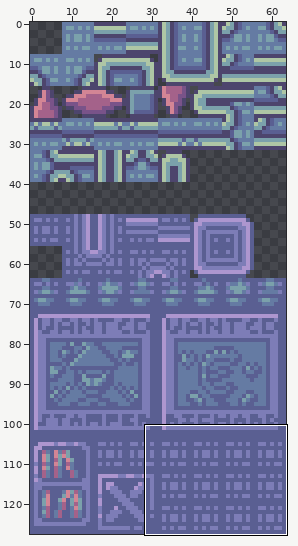
Sprite sheet, stored at TowerOfDreams/sprites/sFloor1/3339d908-18cb-4647-a599-30366de56362.png. Above: a wide view before the commit, with the close-up outlined.
Close-up. Before:
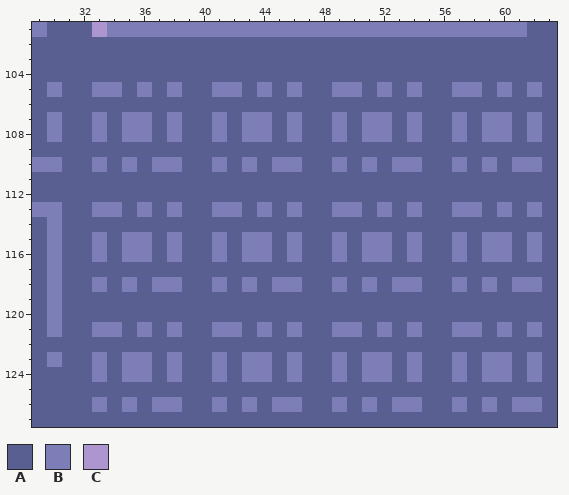
The file is 64x128 pixels. Shown: x 29..63, y 101..127.
Palette (. is transparent): A #5a5f92  B #7d7db7  C #ad96cf
Pixels before, first column x 29:
101 BAAACBBBBBBBBBBBBBBBBBBBBBBBBBBBBAA
102 AAAAAAAAAAAAAAAAAAAAAAAAAAAAAAAAAAA
103 AAAAAAAAAAAAAAAAAAAAAAAAAAAAAAAAAAA
104 AAAAAAAAAAAAAAAAAAAAAAAAAAAAAAAAAAA
105 ABAABBABABAABBABABAABBABABAABBABABA
106 AAAAAAAAAAAAAAAAAAAAAAAAAAAAAAAAAAA
107 ABAABABBABAABABBABAABABBABAABABBABA
108 ABAABABBABAABABBABAABABBABAABABBABA
109 AAAAAAAAAAAAAAAAAAAAAAAAAAAAAAAAAAA
110 BBAABABABBAABABABBAABABABBAABABABBA
111 AAAAAAAAAAAAAAAAAAAAAAAAAAAAAAAAAAA
112 AAAAAAAAAAAAAAAAAAAAAAAAAAAAAAAAAAA
113 BBAABBABABAABBABABAABBABABAABBABABA
114 ABAAAAAAAAAAAAAAAAAAAAAAAAAAAAAAAAA
115 ABAABABBABAABABBABAABABBABAABABBABA
116 ABAABABBABAABABBABAABABBABAABABBABA
117 ABAAAAAAAAAAAAAAAAAAAAAAAAAAAAAAAAA
118 ABAABABABBAABABABBAABABABBAABABABBA
119 ABAAAAAAAAAAAAAAAAAAAAAAAAAAAAAAAAA
120 ABAAAAAAAAAAAAAAAAAAAAAAAAAAAAAAAAA
121 ABAABBABABAABBABABAABBABABAABBABABA
122 AAAAAAAAAAAAAAAAAAAAAAAAAAAAAAAAAAA
123 ABAABABBABAABABBABAABABBABAABABBABA
124 AAAABABBABAABABBABAABABBABAABABBABA
125 AAAAAAAAAAAAAAAAAAAAAAAAAAAAAAAAAAA
126 AAAABABABBAABABABBAABABABBAABABABBA
127 AAAAAAAAAAAAAAAAAAAAAAAAAAAAAAAAAAA
After the commit:
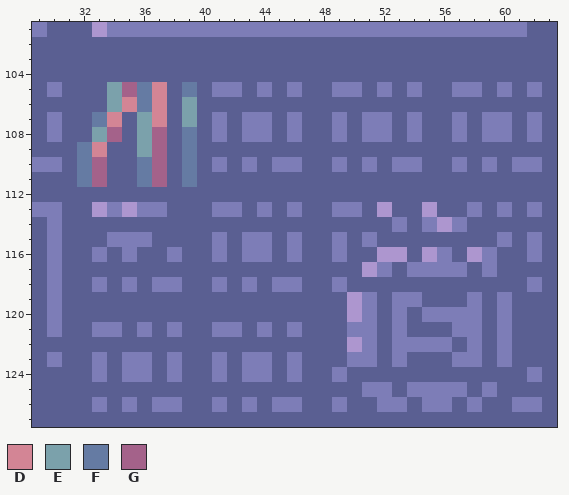
Colours new in this view: D #d38595  E #7ba1ab  F #657ba3  G #a4628a
Changes in this commit:
The author changed colour B to colour A in row 105 at x 33 and 38; in rows 107 to 108 at x 35 and 38; in row 110 at x 35 and 38; in row 113 at x 38, 54 and 57; in row 115 at x 33, 38, 52, 54, 57 and 59; in row 116 at x 36, 51, 54, 57 and 60.
The author changed colour B to colour A in row 118 at x 51, 53 to 54, 57, 59 and 61; in row 121 at x 49, 52, 54 and 62; in row 123 at x 49, 52, 54, 59 and 62; in row 124 at x 51 to 52, 54, 57 and 59 to 60; in row 126 at x 51, 54, 57 and 59.
The author changed colour A to colour B in row 113 at x 37; in row 114 at x 53, 55 and 57; in row 115 at x 34; in row 116 at x 56; in row 117 at x 52, 54 to 57 and 59; in row 119 at x 51, 53 to 54, 58 and 60.
The author changed colour A to colour B in row 120 at x 51, 53, 55 to 58 and 60; in row 121 at x 51 and 53; in row 122 at x 51, 53 to 56, 58 and 60; in row 123 at x 50, 53 and 58; in row 125 at x 51 to 52, 54 to 57 and 59; in row 126 at x 52, 55 to 56 and 58.
The author changed colour A to colour C in row 113 at x 35 and 55; in row 114 at x 56; in row 116 at x 53, 55 and 58; in row 117 at x 51; in rows 119 to 120 at x 50; in row 122 at x 50.
The author changed colour B to colour C in row 113 at x 33 and 52; in row 116 at x 52.
The author changed colour A to colour D in row 105 at x 37; in row 106 at x 35 and 37; in row 107 at x 34 and 37; in row 109 at x 33.
The author changed colour A to colour E in row 106 at x 34 and 39; in row 107 at x 39; in row 109 at x 36.
The author changed colour B to colour E in row 105 at x 34; in row 107 at x 36; in row 108 at x 33 and 36.
The author changed colour A to colour F in row 105 at x 39; in row 106 at x 36; in row 108 at x 39; in row 109 at x 32 and 39; in rows 110 to 111 at x 32, 36 and 39.
The author changed colour B to colour F in row 105 at x 36; in row 107 at x 33.
The author changed colour A to colour G in row 105 at x 35; in row 108 at x 34 and 37; in row 109 at x 37; in row 111 at x 33 and 37.
The author changed colour B to colour G in row 110 at x 33 and 37.
